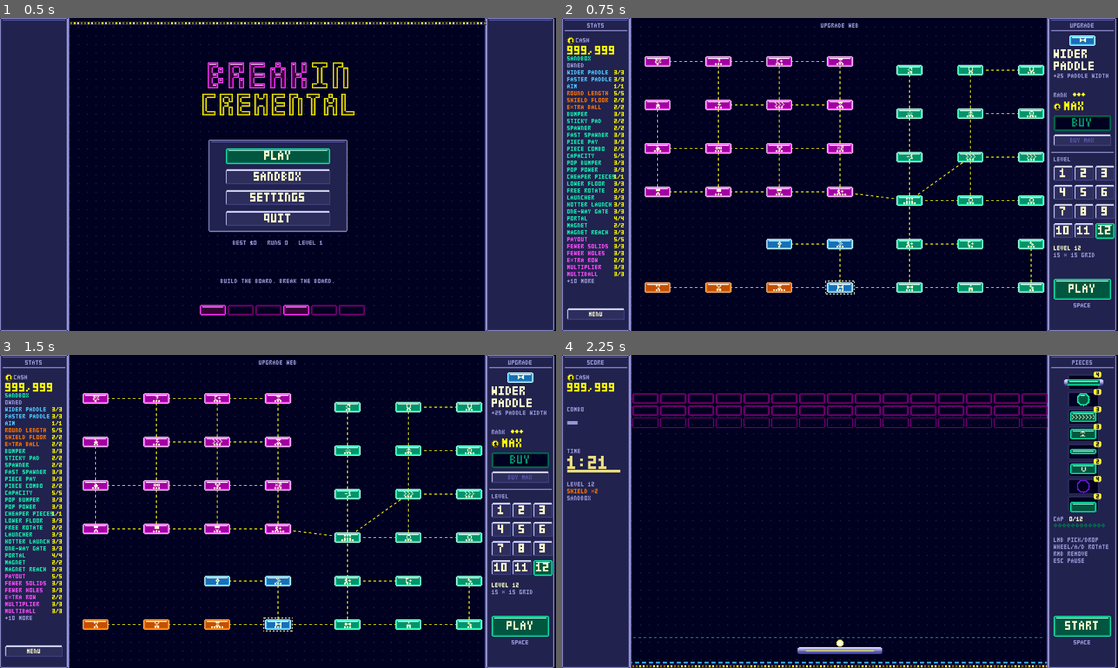
Above: before the commit, frames 1-4 (two rows, left to right).
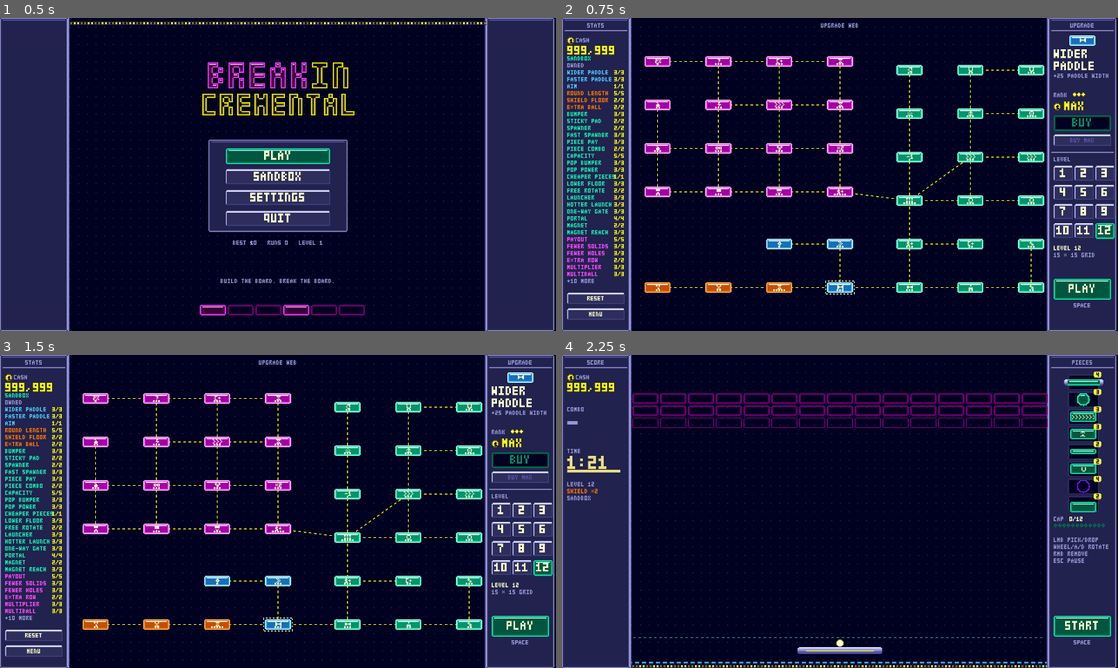
Above: after the commit, the same moments.

Repository: alpacaxander/breakin-cremental
Game: Godot game, scene res://src/main.tscn
Same seed, same stepped clock (60 frames per second), same inputs: the game is played once before the commit and once after it.
Inputs (mouse positions are in pixels of both pictures, inside the frame that each line leads up to):
- Up to frame 1 (0.5 s): no input
- Up to frame 2 (0.75 s): click "SANDBOX" at 0.5 s
- Up to frame 3 (1.5 s): click (33, 636) at 1.25 s, where only the run after the commit has a clickable "RESET"
- Up to frame 4 (2.25 s): click "PLAY" at 2 s

Frame 1 is identical in both runs. In frame 2, 0.1% of the frame differs, in the area x 0-12%, y 87-92%; in frame 3, 0.2%, in the area x 0-53%, y 83-92%; in frame 4, nothing differs.

Commit message:
Make sandbox a second save file instead of a flag over the real run
Game.slot names the file in memory (save.json or the dev sandbox.json);
load_save wipes to that slot's defaults before reading, so sandbox state
can no longer leak into the real run. rank() is a plain lookup again and
the sandbox persists like any save, with RESET restoring everything owned.

Co-Authored-By: Claude Fable 5.1 <noreply@anthropic.com>

Diff:
--- a/src/game.gd
+++ b/src/game.gd
@@ -3,6 +3,7 @@
 
 const Tuning = preload("res://src/tuning.gd")
 const SAVE_PATH := "user://save.json"
+const SANDBOX_PATH := "user://sandbox.json"  # the dev save: same shape, starts with every rank maxed and every level open
 const SETTINGS_PATH := "user://settings.json"  # separate from the save: reset() leaves settings alone
 
 var currency := 0
@@ -12,7 +13,9 @@
 var runs := 0
 var broken := {}  # level index (as a string, JSON keys) -> best share of bricks broken in one round, 0..100. Not a win condition
 var ranks := {}  # upgrade id -> rank
-var sandbox := false  # every node maxed, every level open, nothing saved (enter_sandbox / leave_sandbox)
+var slot := SAVE_PATH  # which file holds the run in memory: SAVE_PATH or SANDBOX_PATH (enter_sandbox / leave_sandbox)
+var sandbox: bool:
+	get: return slot == SANDBOX_PATH
 var settings := {fullscreen = false, volume = 1.0}
 
 
@@ -44,17 +47,18 @@
 	AudioServer.set_bus_volume_db(0, linear_to_db(maxf(settings.volume, 0.001)))  # every cue (src/sfx.gd) plays on the master bus
 
 
+# --- Save: one JSON object per slot file. load_save wipes to the slot's defaults first, so slots never mix. ---
+
 func save() -> void:
-	if sandbox:
+	var f := FileAccess.open(slot, FileAccess.WRITE)
+	f.store_string(JSON.stringify({currency = currency, unlocked = unlocked, won = won, best = best, runs = runs, ranks = ranks, broken = broken}))
+
+
+func load_save() -> void:
+	wipe()
+	if not FileAccess.file_exists(slot):
 		return
-	var f := FileAccess.open(SAVE_PATH, FileAccess.WRITE)
-	f.store_string(JSON.stringify({currency = currency, unlocked = unlocked, won = won, best = best, runs = runs, ranks = ranks, broken = broken}))
-
-
-func load_save() -> void:
-	if not FileAccess.file_exists(SAVE_PATH):
-		return
-	var d = JSON.parse_string(FileAccess.get_file_as_string(SAVE_PATH))
+	var d = JSON.parse_string(FileAccess.get_file_as_string(slot))
 	if typeof(d) != TYPE_DICTIONARY:
 		return
 	currency = int(d.get("currency", 0))
@@ -74,14 +78,18 @@
 	save()
 
 
+## The slot's fresh state: zero for the real run, everything owned for the sandbox.
 func wipe() -> void:
-	currency = 0
-	unlocked = 0
+	currency = 999999 if sandbox else 0
+	unlocked = Tuning.LEVELS.size() - 1 if sandbox else 0
 	won = false
 	best = 0
 	runs = 0
 	ranks = {}
 	broken = {}
+	if sandbox:
+		for id in Tuning.UPGRADES:
+			ranks[id] = Tuning.UPGRADES[id].ranks
 
 
 ## Best share of bricks broken on a level, kept across rounds. A retry stat, not a win condition.
@@ -97,23 +105,21 @@
 
 # --- Sandbox ---
 
-## Max rank on every node, every level open, deep pockets. The real run is untouched and comes back with leave_sandbox.
+## Switch to the dev save. Every change already saves to its own file, so switching is just loading the other one.
 func enter_sandbox() -> void:
-	sandbox = true
-	currency = 999999
-	unlocked = Tuning.LEVELS.size() - 1
+	slot = SANDBOX_PATH
+	load_save()
 
 
 func leave_sandbox() -> void:
-	sandbox = false
-	wipe()
+	slot = SAVE_PATH
 	load_save()
 
 
 # --- Upgrades ---
 
 func rank(id: String) -> int:
-	return Tuning.UPGRADES[id].ranks if sandbox else ranks.get(id, 0)
+	return ranks.get(id, 0)
 
 
 func bonus(id: String) -> float:
--- a/src/shop.gd
+++ b/src/shop.gd
@@ -121,9 +121,8 @@
 		Ui.label(left, "%d/%d" % [Game.rank(id), Tuning.UPGRADES[id].ranks], 60, 60 + i * 8, C.pay if maxed else C.cream)
 	if owned.size() > 30:
 		Ui.label(left, "+%d MORE" % (owned.size() - 30), 6, 300, C.rivet)
-	# ponytail: instant wipe, no confirm. It's a tuning tool. Sandbox has nothing to wipe.
-	if not Game.sandbox:
-		Ui.button(left, "RESET", 6, 316, 66, 14, func(): Game.reset(); _build(), false, 1, "ui_back")
+	# ponytail: instant wipe, no confirm. It's a tuning tool. In the sandbox it puts the dev save back to everything owned.
+	Ui.button(left, "RESET", 6, 316, 66, 14, func(): Game.reset(); _build(), false, 1, "ui_back")
 	Ui.button(left, "MENU", 6, 334, 66, 14, menu.emit, false, 1, "ui_back")
 
 	# Field: the web, panned and zoomed inside the clipped cabinet field. Node lamps, icons, then rank pips on top.
--- a/tests/smoke.gd
+++ b/tests/smoke.gd
@@ -7,8 +7,10 @@
 
 func _ready() -> void:
 	get_window().size = Vector2i(1280, 720)  # headless starts 64x64; at that size the arena is a 100 px thumbnail and physics misses collisions
-	# The round saves at the end; put the real save back afterwards.
-	var saved := FileAccess.get_file_as_string(Game.SAVE_PATH) if FileAccess.file_exists(Game.SAVE_PATH) else ""
+	# Rounds save at the end; put both save files back afterwards.
+	var saved := {}
+	for p in [Game.SAVE_PATH, Game.SANDBOX_PATH]:
+		saved[p] = FileAccess.get_file_as_string(p) if FileAccess.file_exists(p) else ""
 	# Own one of everything and enough capacity to place it all.
 	for k in Tuning.PLACEABLES:
 		Game.ranks[k] = 1
@@ -120,10 +122,11 @@
 	sb.queue_free()
 	Game.leave_sandbox()
 	assert(not Game.sandbox and Game.rank("twin") == 0, "leaving the sandbox forgets it")
-	if saved:
-		FileAccess.open(Game.SAVE_PATH, FileAccess.WRITE).store_string(saved)
-	else:
-		DirAccess.remove_absolute(Game.SAVE_PATH)
+	for p in saved:
+		if saved[p]:
+			FileAccess.open(p, FileAccess.WRITE).store_string(saved[p])
+		else:
+			DirAccess.remove_absolute(p)
 	Game.load_save()
 	load("res://src/sfx.gd").quit()  # not get_tree().quit(): a cue still mixing at exit logs a leak
 
--- a/tests/test.gd
+++ b/tests/test.gd
@@ -64,8 +64,9 @@
 		for state in ["dim", "lit", "max"]:
 			check(FileAccess.file_exists("res://assets/pixel/png/node_%s_%s.png" % [cat, state]), "%s %s lamp exists" % [cat, state])
 	# Maxed generation upgrades still fit every level and the unlocks land.
-	g.sandbox = true
-	check(g.rank("tele") == Tuning.UPGRADES.tele.ranks and g.is_revealed("tele") and not g.can_buy("tele"), "sandbox owns everything")
+	g.slot = g.SANDBOX_PATH
+	g.wipe()
+	check(g.sandbox and g.rank("tele") == Tuning.UPGRADES.tele.ranks and g.is_revealed("tele") and not g.can_buy("tele"), "sandbox owns everything")
 	for lvl in Tuning.LEVELS.size():
 		var arena := Rect2(Vector2.ZERO, g.arena_size(lvl))
 		for s in 50:
@@ -81,8 +82,9 @@
 	check(g.round_time(0, 10) == fresh.round_time(0, 10) + Tuning.UPGRADES.time.amount * Tuning.UPGRADES.time.ranks, "round length adds its seconds")
 	fresh.free()
 	check(g.piece_cost("spawner") == Tuning.PLACEABLES.spawner.cost - 1 and g.piece_cost("accel") == 1, "cheaper pieces floor at 1")
-	g.sandbox = false
-	check(g.rank("tele") == 0, "leaving sandbox forgets nothing it never saved")
+	g.slot = g.SAVE_PATH
+	g.wipe()
+	check(not g.sandbox and g.rank("tele") == 0 and g.currency == 0, "the real slot starts from zero, not the sandbox's state")
 	check(g.generate(1, 1).size() > g.generate(0, 1).size(), "level 2 board is bigger")
 	check(g.generate(3, 1).filter(func(b): return b.pos.y == Tuning.BOARD_TOP + 28).all(func(b): return int(b.pos.x) % 64 == 0), "honey odd rows sit half a step over (even rows are at 32)")
 	check(g.generate(8, 1).all(func(b): return b.pos.x != 480), "double wide leaves the divider column empty")
Not shown, changed: CLAUDE.md
